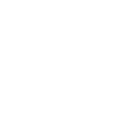
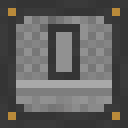
The second 128px x 128px image is a revision of the first. Changes to its layers:
added layer "rainbow_generator_block_front" above "rainbow_generator_block_side" over [0,0,128,128]
